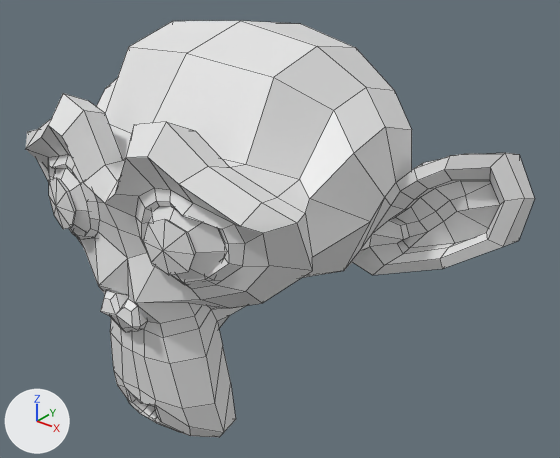
An edit to the FBX model MeshProject/Assets/FBX/Mesh.fbx, drawn before and after from the same camera.
Before and after are seen from a camera (50 mm lens) standing at (19.3, -19.7, 12.3) and looking at (2.8, 0.9, -0.5). The lights are fixed; the arrows at lower left show +X, +Y and +Z. Mesh edges are drawn as thin lines. Where no turn or scale is listed for an object, it has been applied to the vertices. Vertices at the same position are counted once.

The scene before the commit, as lines of its bpy script (objects in view):
```python
me_suzanne = bpy.data.meshes.new('Suzanne')
me_suzanne.from_pydata(...)  # 505 vertices, 500 faces; spans x -8.6..11.2, y -6.2..6.2, z -7.1..7.1
ob_suzanne = bpy.data.objects.new('Suzanne', me_suzanne)
ob_suzanne.location = (0.0, 0.0, 0.0)
```
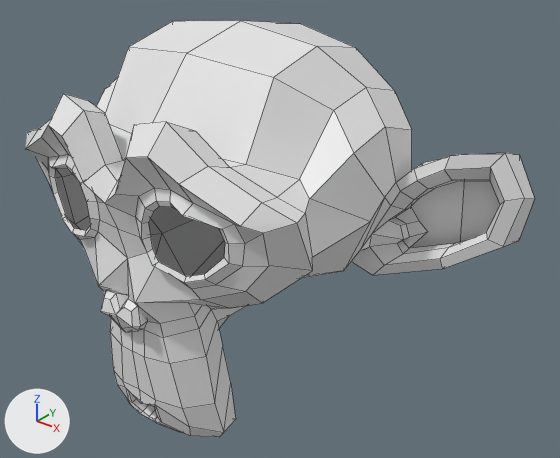
What differs and where, as boxes (x1, y1, x2, y2) in the pictures (560 x 458 px):
part 1 of me_suzanne, deleted
    before: (49, 168, 226, 285)
part 2 of me_suzanne, deleted
    before: (410, 181, 500, 248)

What changed in the scene script:
```text
Change me_suzanne:
    used by ob_suzanne; location = (0.0, 0.0, 0.0)
    remove me_suzanne.from_pydata(...)  # 505 vertices, 500 faces; spans x -8.6..11.2, y -6.2..6.2, z -7.1..7.1
    add me_suzanne.from_pydata(...)  # 427 vertices, 411 faces; spans x -8.6..11.2, y -6.2..6.2, z -7.1..7.1
    me_suzanne part 1
    64 vertices are removed from x -3.2..5.9, y -6.0..-4.1, z -0.2..3.7
    64 faces are deleted
    me_suzanne part 2
    6 vertices are removed from x 8.3..9.4, y 2.5..2.8, z 0.9..2.0
    11 faces are deleted
```
